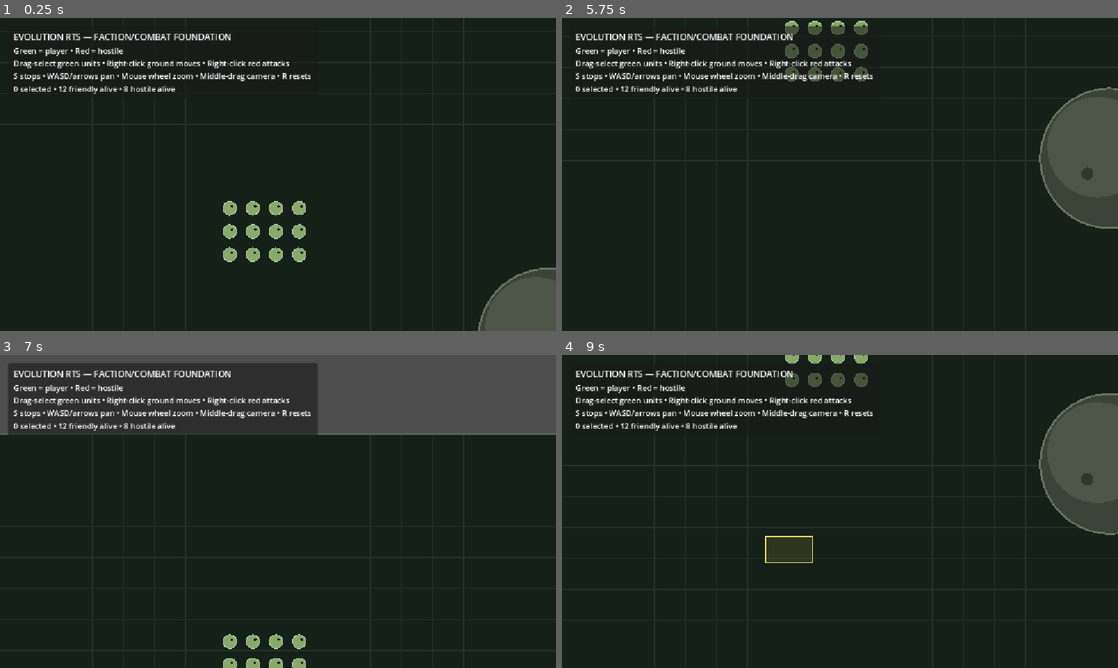
Above: before the commit, frames 1-4 (two rows, left to right).
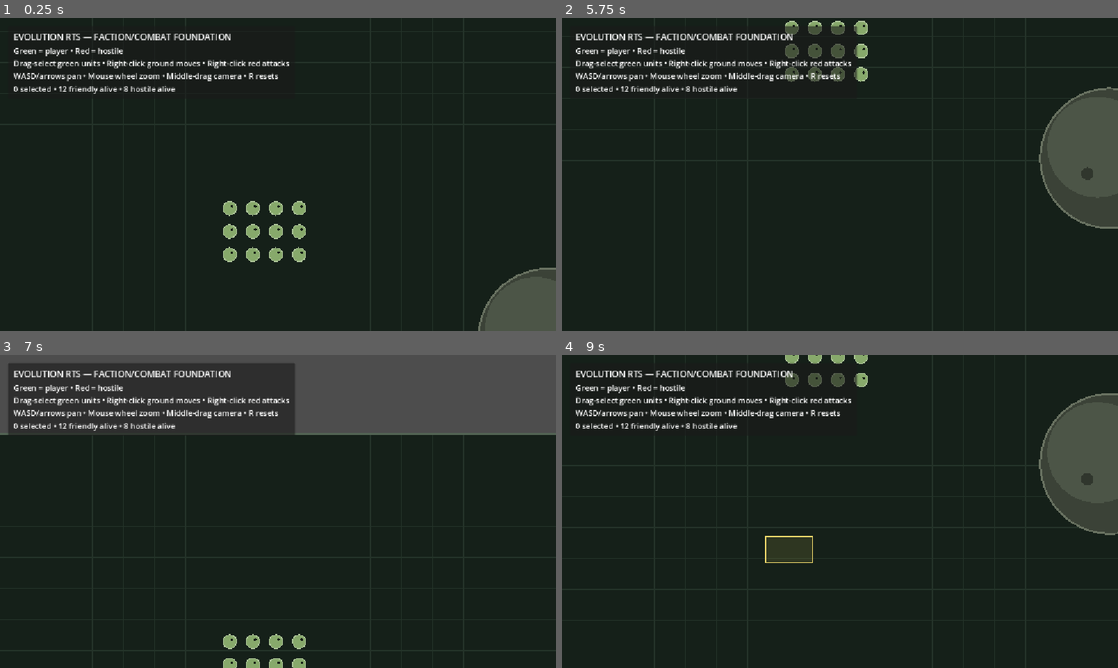
Above: after the commit, the same moments.

Repository: asbarbier/ChildrenOfTime
Game: Godot game, scene res://scenes/main.tscn
Two runs of this game, one before a commit and one after it. Both use one fixed random seed, a clock stepped at 60 frames per second and the inputs below.
Inputs (mouse positions are in pixels of both pictures, inside the frame that each line leads up to):
- Up to frame 1 (0.25 s): no input
- Up to frame 2 (5.75 s): tap Enter at 0.5 s; move the mouse to (962, 158) at 0.52 s; hold D 0.53-1.25 s; tap R every 1.5 s from 0.6 to 5.1 s; click (962, 158) at 0.67 s; drag from (728, 190) to (812, 237) at 1.27 s; move the mouse to (895, 105) at 2.02 s; hold D 2.03-2.75 s; click (895, 105) at 2.17 s; drag from (812, 237) to (673, 127) at 2.77 s; move the mouse to (1006, 221) at 3.52 s; hold A 3.53-4.25 s; click (1006, 221) at 3.67 s; drag from (673, 127) to (756, 96) at 4.27 s; move the mouse to (867, 174) at 5.02 s; hold S from 5.03 s (still down); click (867, 174) at 5.17 s
- Up to frame 3 (7 s): release S at 5.75 s; drag from (194, 433) to (166, 527) at 5.77 s; move the mouse to (400, 495) at 6.52 s; hold W from 6.53 s (still down); tap R at 6.6 s; click (400, 495) at 6.67 s
- Up to frame 4 (9 s): release W at 7.25 s; drag from (728, 527) to (812, 574) at 7.27 s; move the mouse to (895, 442) at 8.02 s; hold S 8.03-8.75 s; tap R at 8.1 s; click (895, 442) at 8.17 s; drag from (812, 574) to (673, 464) at 8.77 s

The runs differ from the first frame. In frame 1, 0.7% of the frame differs, in the area x 2-56%, y 17-21%; in frame 2, 0.9%; in frame 3, 1.5%, in the area x 2-58%, y 2-26%; in frame 4, 0.8%.

Commit message:
Build 7.0: keep stop command unbound while S pans camera

Diff:
--- a/scripts/main.gd
+++ b/scripts/main.gd
@@ -56,8 +56,6 @@
 	elif event is InputEventKey and event.pressed and not event.echo:
 		if event.keycode == KEY_R:
 			get_tree().reload_current_scene()
-		elif event.keycode == KEY_S:
-			command_controller.issue_stop_order(selected_units)
 
 func _handle_mouse_button(event: InputEventMouseButton) -> void:
 	if event.button_index == MOUSE_BUTTON_LEFT:
@@ -265,7 +263,7 @@
 	box.add_child(title)
 
 	var instructions := Label.new()
-	instructions.text = "Green = player • Red = hostile\nDrag-select green units • Right-click ground moves • Right-click red attacks\nS stops • WASD/arrows pan • Mouse wheel zoom • Middle-drag camera • R resets"
+	instructions.text = "Green = player • Red = hostile\nDrag-select green units • Right-click ground moves • Right-click red attacks\nWASD/arrows pan • Mouse wheel zoom • Middle-drag camera • R resets"
 	box.add_child(instructions)
 
 	status_label = Label.new()
